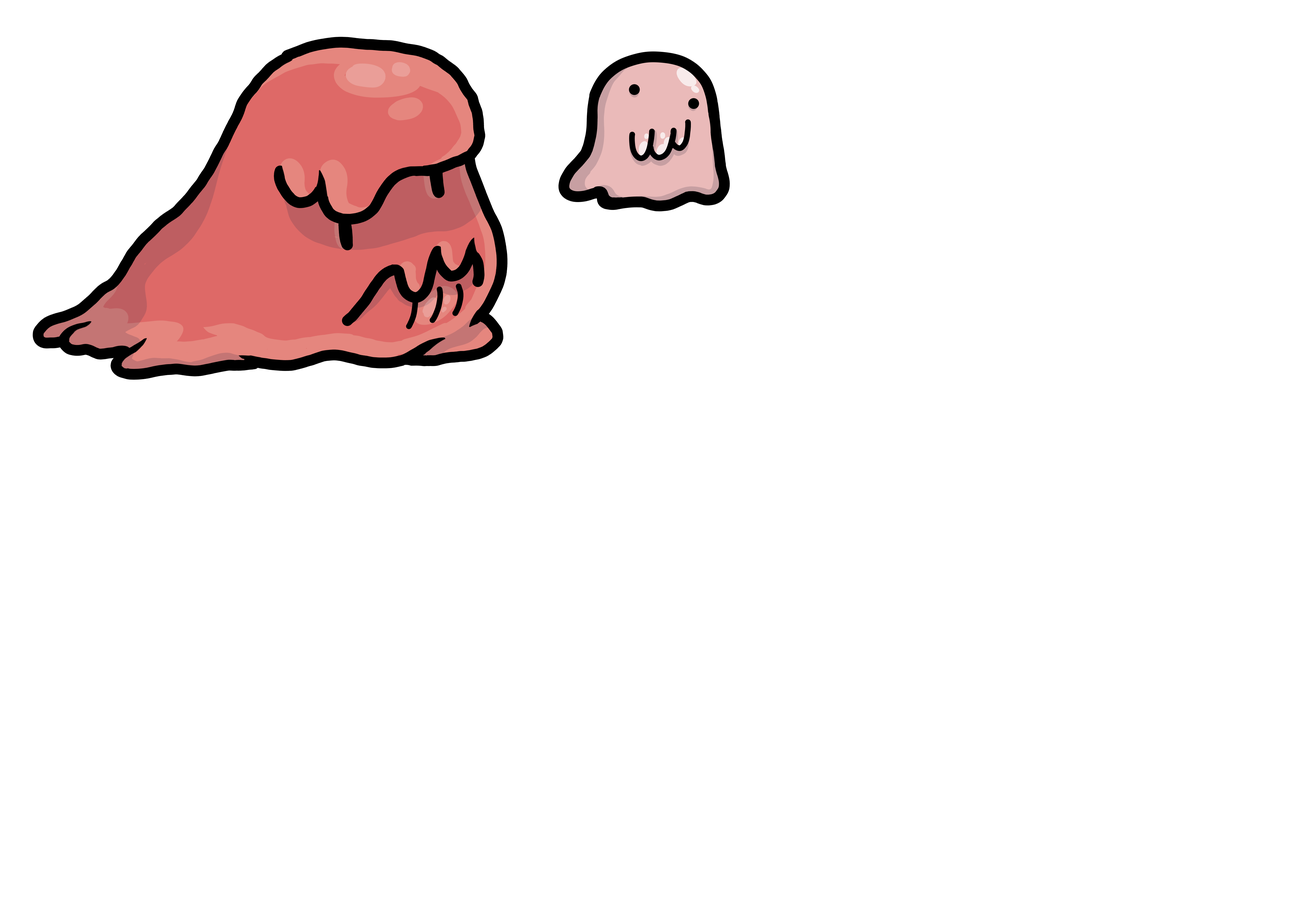
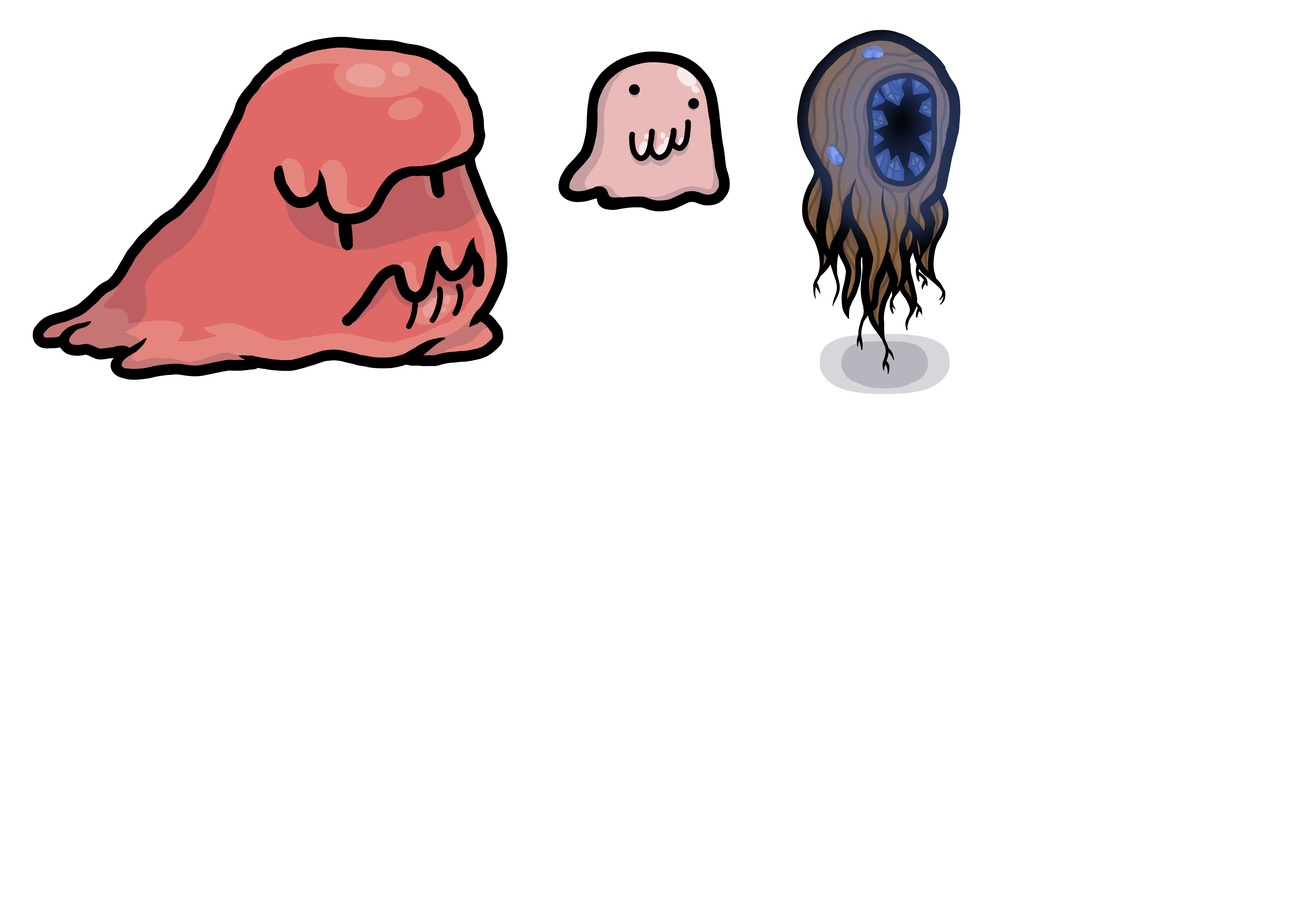
Layers edited between the first and the second (1304, 923) image:
added group "Group 64" with 7 layers above "Group 52" over [797, 29, 961, 394]
added layer "Paint Layer 53" in group "Group 64" over [797, 29, 961, 375]
added group "Group 61" (60%) with 2 layers in group "Group 64" over [868, 76, 934, 185]
added layer "Paint Layer 59" in group "Group 61" over [868, 76, 934, 185]
added layer "Paint Layer 60" in group "Group 61" over [872, 77, 933, 182]
added layer "Paint Layer 62" in group "Group 64" over [871, 77, 933, 182]
added layer "Paint Layer 63" in group "Group 64" over [807, 40, 951, 326]
added layer "Paint Layer 65" in group "Group 64" over [819, 333, 951, 394]
